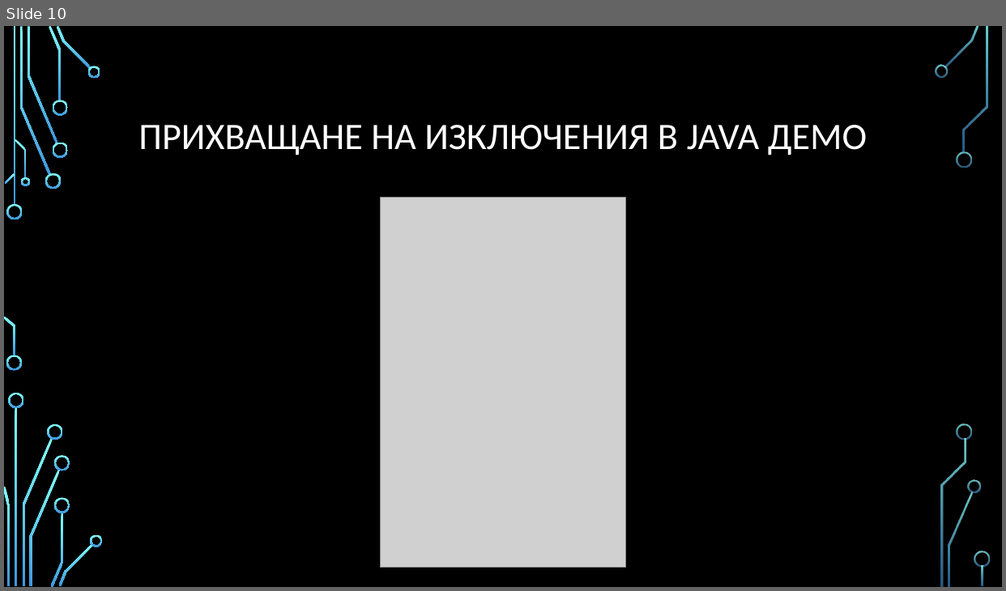
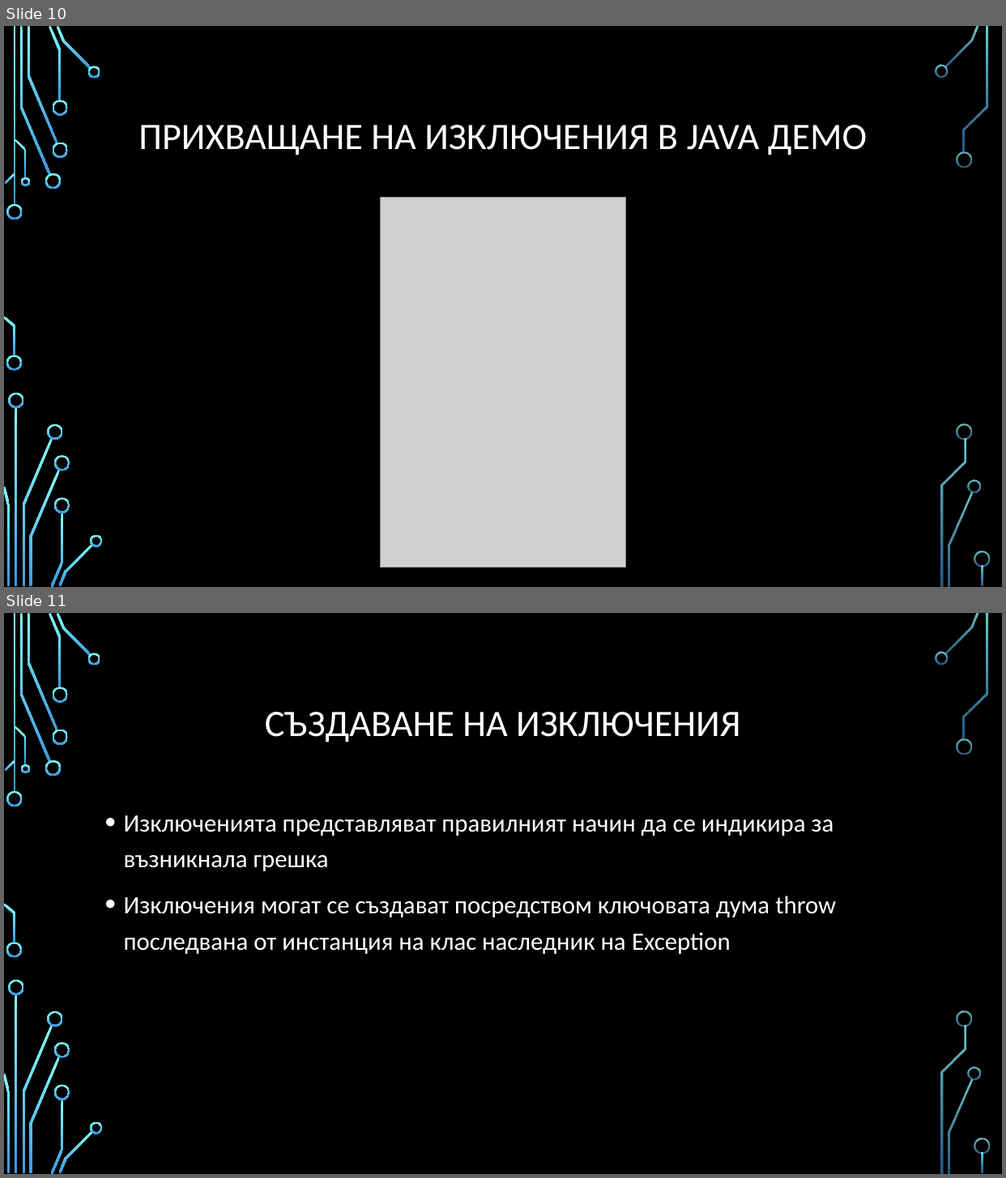
Before and after one commit to Bilyukov/java-course, a slide deck: 08.advanced-oop.pptx. Shown one above the other, each under a label of ours: slide 10 before the commit, slides 10 and 11 after it. The pictures are 1006x591 and 1006x1178 pixels, drawn with LibreOffice and Linux fonts; fonts in the diff are those of the drawing; grey boxes stand for pictures; background and template pictures are left out. Boxes give left, top, right and bottom in pixels: in the first picture for what was removed or moved away, otherwise in the second. Text is boxed around its words. In the diff, an @@ line names an element or a change of style, - is before the commit and + after.

```diff
--- a/08.advanced-oop.pptx
+++ b/08.advanced-oop.pptx
@@ slide 11 added at [4,613,1002,1174], background picture (left out); not listed: 36 template elements that a slide beside it also shows @@
@@ title added at [265,712,740,743], 36 pt, text #FFFFFF @@
+СЪЗДАВАНЕ НА ИЗКЛЮЧЕНИЯ
@@ text added at [124,815,836,954], 24 pt, text #FFFFFF @@
+• Изключенията представляват правилният начин да се индикира за възникнала грешка
+• Изключения могат се създават посредством ключовата дума throw последвана от инстанция на клас наследник на Exception
```
Also in this commit, not shown: 8 other slides added, 6 other files.
